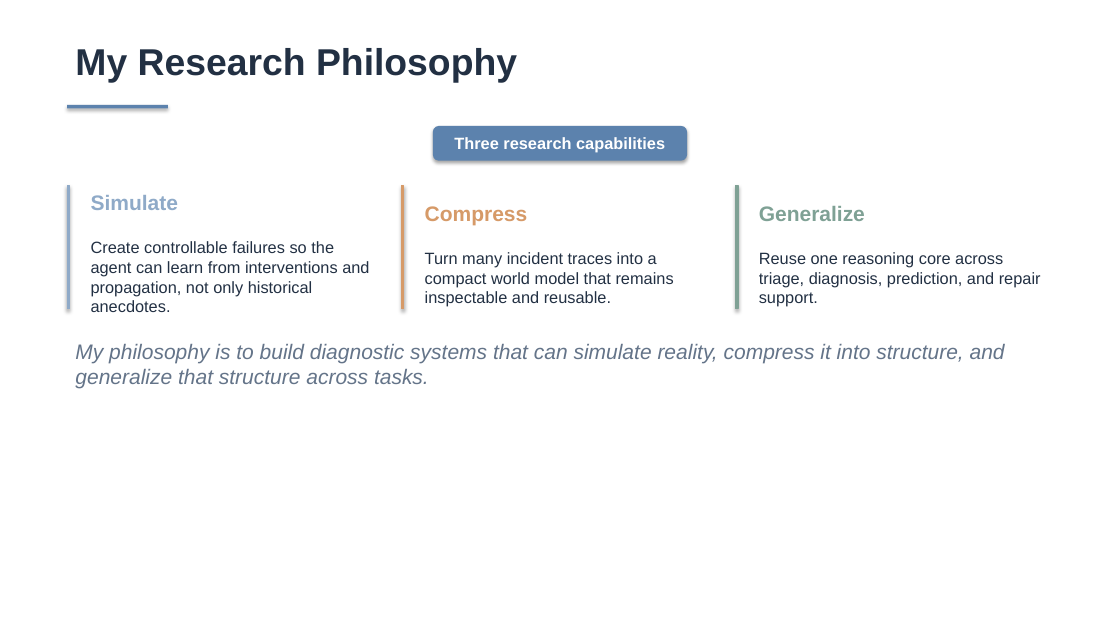
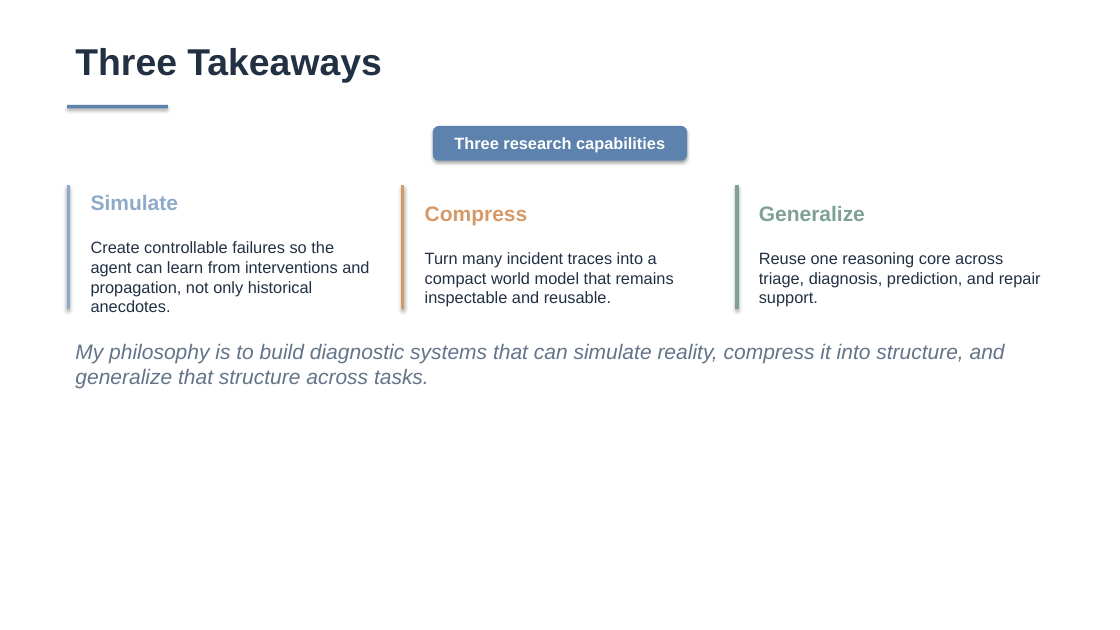
Before and after one commit to Lincyaw/paperops, a slide deck: slide 19 of examples/self-intro/diagnostic_world_model.pptx. Drawn at 1120x630 pixels with LibreOffice and Linux fonts; fonts in the diff are those of the drawing. Boxes give left, top, right and bottom in pixels: in the first picture for what was removed or moved away, otherwise in the second. Text is boxed around its words. In the diff, an @@ line names an element or a change of style, - is before the commit and + after.

```diff
--- a/examples/self-intro/diagnostic_world_model.pptx
+++ b/examples/self-intro/diagnostic_world_model.pptx
@@ text at <box>75,48,381,82</box>: text changed @@
-My Research Philosophy
+Three Takeaways
```
Also in this commit, not shown: 7 other slides changed, 6 slides added, 7 slides removed, 1 other file.
